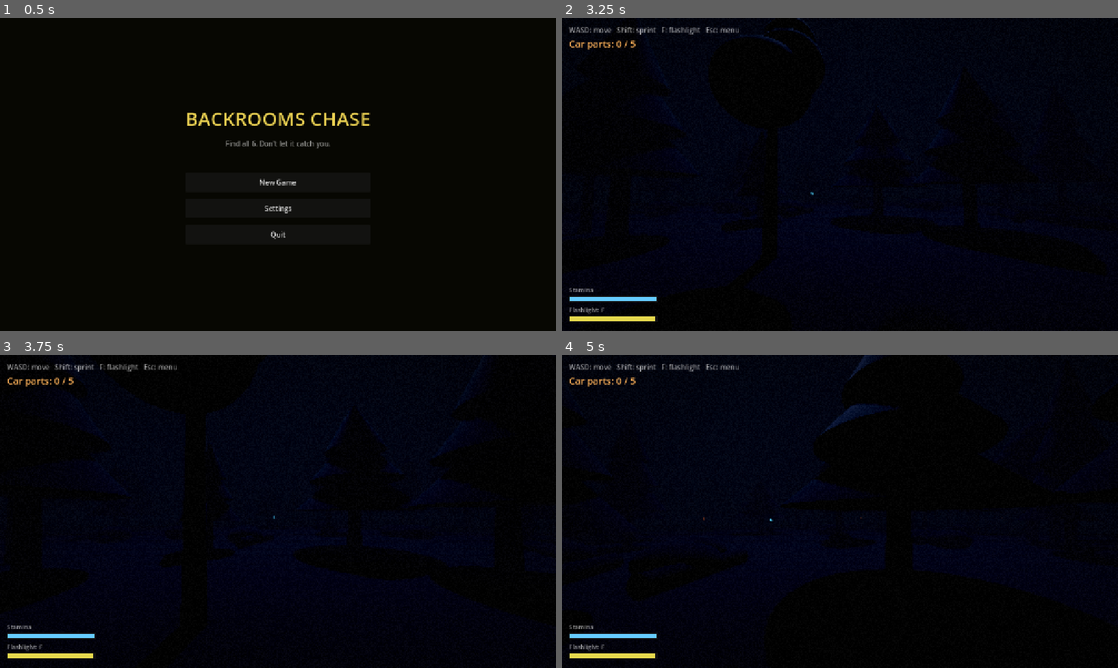
Above: before the commit, frames 1-4 (two rows, left to right).
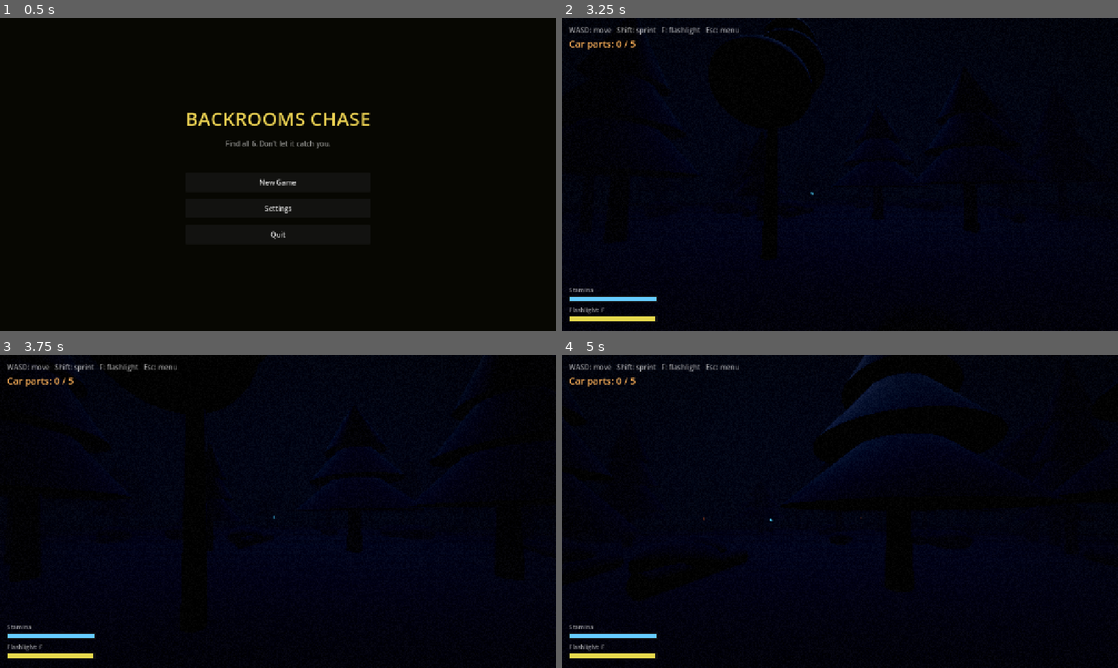
Above: after the commit, the same moments.

Repository: moorejasper060-oss/backrooms-chase
Game: Godot game, scene res://menu.tscn
Same seed, same stepped clock (60 frames per second), same inputs: the game is played once before the commit and once after it.
Inputs (mouse positions are in pixels of both pictures, inside the frame that each line leads up to):
- Up to frame 1 (0.5 s): no input
- Up to frame 2 (3.25 s): click "New Game" at 0.5 s; tap Enter (ui_accept) at 1.25, 1.52, 2.27 s; move the mouse to (867, 174) at 1.27 s; hold F (flashlight) 1.28-2.03 s; hold W (move_forward) from 1.28 s (still down); move the mouse to (812, 174) at 2.02 s; tap F (flashlight) at 2.1 s; move the mouse to (851, 168) at 2.77 s; hold F (flashlight) from 2.78 s (still down); tap E (interact) at 2.85 s
- Up to frame 3 (3.75 s): keep holding W (move_forward); move the mouse to (272, 517) at 3.52 s; release F (flashlight) at 3.53 s; tap Shift (sprint) at 3.6 s
- Up to frame 4 (5 s): keep holding W (move_forward); tap Enter (ui_accept) at 3.77, 4.52 s; tap F (flashlight) at 3.8 s; move the mouse to (878, 514) at 4.27 s; hold F (flashlight) from 4.28 s (still down); tap R at 4.35 s

Frame 1 is identical in both runs. In frame 2, less than 0.1% of the frame differs, in the area x 19-70%, y 9-50%; in frame 3, 0.2%; in frame 4, 2.7%, in the area x 45-81%, y 5-42%.

Commit message:
M5: atmosphere — dread shader, volumetric fog, forest wind
- world_forest.gd: proximity DREAD post-process — the screen-space shader now
  takes a `dread` uniform (0..1, driven each frame from entity distance/chase)
  that adds chromatic aberration, a breathing warp, tighter vignette and
  desaturation as it closes in. Enabled volumetric fog so the flashlight throws
  god-rays through the mist and the entity emerges from real fog.
- audio.gd: added a low, gusting wind ambience bed (synth, looping).
- Perf: volumetric fog is costly (~77 -> 31 fps). Clawed back to ~46 fps
  (fullscreen, full-res) by disabling now-invisible tree shadows and shortening
  the fog volume to 32 m. Windowed will be higher.

Co-Authored-By: Claude Opus 4.8 (1M context) <noreply@anthropic.com>

Diff:
--- a/audio.gd
+++ b/audio.gd
@@ -11,6 +11,7 @@
 var _blip: AudioStreamPlayer
 var _screech: AudioStreamPlayer
 var _foot: AudioStreamPlayer
+var _wind: AudioStreamPlayer
 
 var _hb_accum := 0.0
 var _step_accum := 0.0
@@ -23,8 +24,10 @@
 	_blip = _make_player(_make_blip(), false, -5.0)
 	_screech = _make_player(_make_screech(), false, -1.0)
 	_foot = _make_player(_make_footstep(), false, -6.0)
+	_wind = _make_player(_make_wind(), true, -15.0)
 	_drone.play()
 	_growl.play()
+	_wind.play()
 
 func _make_player(stream: AudioStream, looping: bool, vol_db: float) -> AudioStreamPlayer:
 	var p := AudioStreamPlayer.new()
@@ -164,6 +167,20 @@
 		s[i] = v * env * 0.7
 	return _make_wav(s, false)
 
+## Low, breathy forest wind: low-passed noise swelling in slow gusts.
+func _make_wind() -> AudioStreamWAV:
+	var n := RATE * 4
+	var s := PackedFloat32Array()
+	s.resize(n)
+	var lp := 0.0
+	for i in n:
+		var t := float(i) / RATE
+		var white := randf() * 2.0 - 1.0
+		lp = lp * 0.96 + white * 0.04          # one-pole low-pass → wind rumble
+		var gust := 0.45 + 0.55 * sin(TAU * 0.08 * t + 1.5 * sin(TAU * 0.031 * t))
+		s[i] = lp * gust * 2.2                  # boost (low-pass kills amplitude)
+	return _make_wav(s, true)
+
 func _make_blip() -> AudioStreamWAV:
 	var n := int(RATE * 0.22)
 	var s := PackedFloat32Array()
--- a/world_forest.gd
+++ b/world_forest.gd
@@ -29,11 +29,24 @@
 uniform sampler2D screen_tex : hint_screen_texture, filter_linear, repeat_disable;
 uniform float grain = 0.06;
 uniform float vignette = 0.55;
+uniform float dread = 0.0;   // 0..1, driven from entity proximity each frame
 void fragment() {
-	vec3 col = texture(screen_tex, SCREEN_UV).rgb;
-	vec2 d = SCREEN_UV - 0.5;
+	vec2 uv = SCREEN_UV;
+	vec2 d = uv - 0.5;
+	// Sickening breathing warp as dread rises.
+	uv += d * dread * 0.035 * sin(TIME * 2.7);
+	// Chromatic aberration that splits harder the closer it gets.
+	float ca = dread * 0.007;
+	vec3 col;
+	col.r = texture(screen_tex, uv + d * ca).r;
+	col.g = texture(screen_tex, uv).g;
+	col.b = texture(screen_tex, uv - d * ca).b;
+	// Vignette tightens with dread.
 	float vig = smoothstep(0.85, 0.2, length(d));
-	col *= mix(1.0 - vignette, 1.0, vig);
+	col *= mix(1.0 - vignette - dread * 0.22, 1.0, vig);
+	// Bleed color toward grey as dread peaks.
+	float g = dot(col, vec3(0.299, 0.587, 0.114));
+	col = mix(col, vec3(g), dread * 0.35);
 	float n = fract(sin(dot(SCREEN_UV + fract(TIME), vec2(12.9898, 78.233))) * 43758.5453);
 	col += (n - 0.5) * grain;
 	COLOR = vec4(col, 1.0);
@@ -54,6 +67,8 @@
 var _player: Node3D
 var _audio: Node
 var _spot_cooldown := 0.0
+var _post_mat: ShaderMaterial
+var _dread := 0.0
 
 # Navigation grid (open forest: every non-blocked cell connects to its
 # 4 neighbours; trees/cabin block cells). Same interface the monster expects.
@@ -105,6 +120,14 @@
 	env.fog_light_color = Color(0.05, 0.07, 0.11)
 	env.fog_density = 0.085
 	env.fog_sky_affect = 1.0
+	# Volumetric fog: real ground mist the entity emerges from, and god-rays in
+	# the flashlight beam. Modest density to stay cheap.
+	env.volumetric_fog_enabled = true
+	env.volumetric_fog_density = 0.035
+	env.volumetric_fog_albedo = Color(0.55, 0.65, 0.85)
+	env.volumetric_fog_emission = Color(0.015, 0.02, 0.035)
+	env.volumetric_fog_length = 32.0          # shorter volume = cheaper; fog hides the far field anyway
+	env.volumetric_fog_detail_spread = 2.0
 	env.tonemap_mode = Environment.TONE_MAPPER_FILMIC
 	env.ssao_enabled = true
 	env.ssao_radius = 2.0
@@ -191,6 +214,7 @@
 	trunk.mesh = cm
 	trunk.material_override = trunk_mat
 	trunk.position = Vector3(0.0, h * 0.25, 0.0)
+	trunk.cast_shadow = GeometryInstance3D.SHADOW_CASTING_SETTING_OFF
 	body.add_child(trunk)
 
 	if _rng.randf() < 0.6:
@@ -204,6 +228,7 @@
 			cone.mesh = con
 			cone.material_override = pine_mat
 			cone.position = Vector3(0.0, h * 0.45 + i * h * 0.2, 0.0)
+			cone.cast_shadow = GeometryInstance3D.SHADOW_CASTING_SETTING_OFF
 			body.add_child(cone)
 	else:
 		# Broadleaf: a cluster of dark canopy blobs.
@@ -216,6 +241,7 @@
 			blob.mesh = sm
 			blob.material_override = leafy_mat
 			blob.position = Vector3(_rng.randf_range(-0.5, 0.5), h * 0.6 + i * h * 0.12, _rng.randf_range(-0.5, 0.5))
+			blob.cast_shadow = GeometryInstance3D.SHADOW_CASTING_SETTING_OFF
 			body.add_child(blob)
 
 	var col := CollisionShape3D.new()
@@ -540,12 +566,14 @@
 	var mat := ShaderMaterial.new()
 	mat.shader = shader
 	rect.material = mat
+	_post_mat = mat
 	layer.add_child(rect)
 
 # --- Per-frame: monster audio/rumble + escape beacon ------------------------
 
 func _process(delta: float) -> void:
 	_spot_cooldown = maxf(0.0, _spot_cooldown - delta)
+	var target_dread := 0.0
 	if _monster and _player and not _game_over:
 		var dd := _monster.global_position.distance_to(_player.global_position)
 		var chasing: bool = _monster.is_chasing()
@@ -553,6 +581,12 @@
 			_audio.update(dd, chasing, delta)
 		if chasing and dd < 7.0 and _player.has_method("add_shake"):
 			_player.add_shake((7.0 - dd) / 7.0 * 0.6 * delta)
+		# Dread rises as it nears, harder while it's actively hunting.
+		var prox := clampf(1.0 - dd / 14.0, 0.0, 1.0)
+		target_dread = (0.25 + prox * 0.75) if chasing else prox * 0.6
+	if _post_mat:
+		_dread = lerpf(_dread, target_dread, clampf(delta * 3.0, 0.0, 1.0))
+		_post_mat.set_shader_parameter("dread", _dread)
 	if _car_ready and _car and _player and _obj_label and not _game_over:
 		var cd := _player.global_position.distance_to(_car.global_position)
 		_obj_label.text = "CAR REPAIRED  —  GET TO IT  —  %dm" % int(cd)
